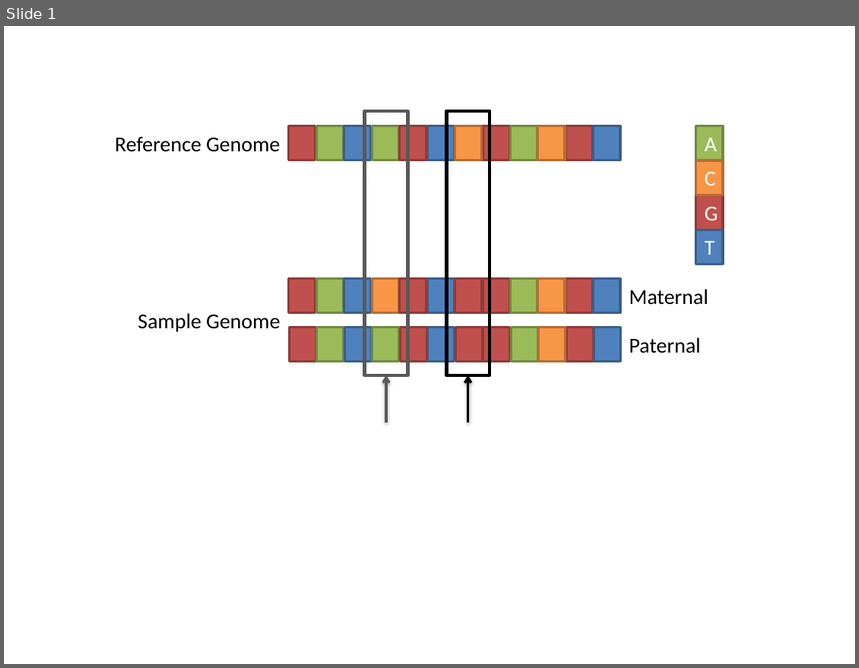
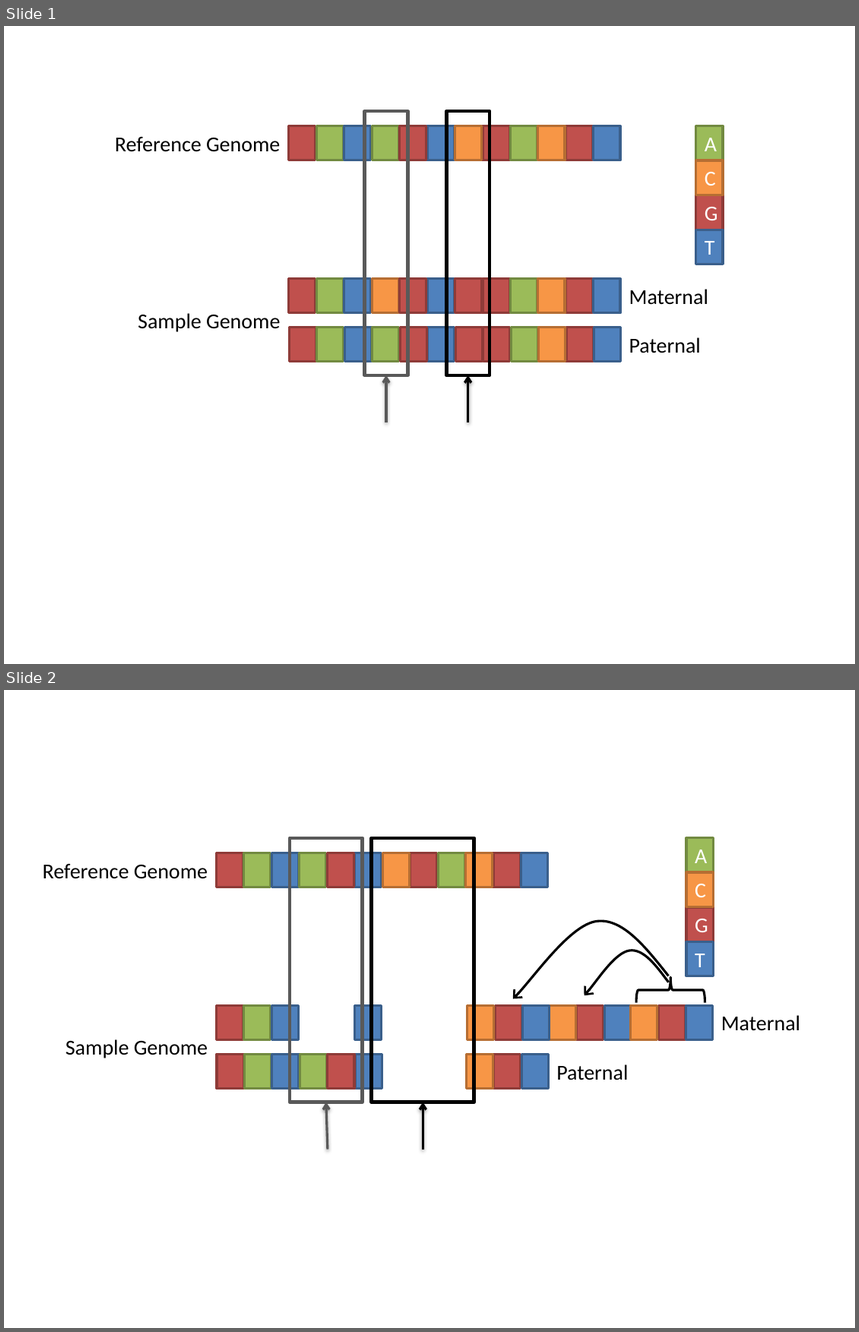
Before and after one commit to Bioconductor/CSAMA2015, a slide deck: materials/lectures/3_Wednesday/Paul.Pyl.VariantCalling.and.QC/Illustrations.pptx. Shown one above the other, each under a label of ours: slide 1 before the commit, slides 1 and 2 after it. The pictures are 859x668 and 859x1332 pixels, drawn with LibreOffice and Linux fonts; fonts in the diff are those of the drawing. Boxes give left, top, right and bottom in pixels: in the first picture for what was removed or moved away, otherwise in the second. Text is boxed around its words. In the diff, an @@ line names an element or a change of style, - is before the commit and + after.

```diff
--- a/materials/lectures/3_Wednesday/Paul.Pyl.VariantCalling.and.QC/Illustrations.pptx
+++ b/materials/lectures/3_Wednesday/Paul.Pyl.VariantCalling.and.QC/Illustrations.pptx
@@ slide 2 added at [4, 690, 855, 1328], background #FFFFFF @@
@@ rectangle added at [290, 838, 363, 1103], outline #595959 3 pt @@
@@ rectangle added at [372, 838, 474, 1103], outline #000000 3 pt @@
@@ text added at [43, 863, 208, 879], 18 pt, text #000000 @@
+Reference Genome
@@ group added at [216, 853, 548, 888]: 12 rectangles @@
@@ freeform shape added at [513, 922, 669, 999], outline #000000 2 pt @@
@@ freeform shape added at [585, 951, 669, 996], outline #000000 2 pt @@
@@ group added at [686, 838, 713, 976]: 4 rectangles @@
+A
+G
+C
+T
@@ right brace added at [636, 977, 705, 1003], outline #000000 2 pt @@
@@ rectangle added at [216, 1006, 243, 1040], fill #C0504D, outline #8E3B39 2 pt @@
@@ rectangle added at [244, 1006, 271, 1040], fill #9BBB59, outline #738A42 2 pt @@
@@ rectangle added at [272, 1006, 299, 1040], fill #4F81BD, outline #3A5F8C 2 pt @@
@@ rectangle added at [354, 1006, 381, 1040], fill #4F81BD, outline #3A5F8C 2 pt @@
@@ rectangle added at [467, 1006, 493, 1040], fill #F79646, outline #B76F34 2 pt @@
@@ rectangle added at [495, 1006, 522, 1040], fill #C0504D, outline #8E3B39 2 pt @@
@@ rectangle added at [522, 1006, 549, 1040], fill #4F81BD, outline #3A5F8C 2 pt @@
@@ rectangle added at [549, 1006, 576, 1040], fill #F79646, outline #B76F34 2 pt @@
@@ rectangle added at [577, 1006, 603, 1040], fill #C0504D, outline #8E3B39 2 pt @@
@@ rectangle added at [604, 1006, 630, 1040], fill #4F81BD, outline #3A5F8C 2 pt @@
@@ rectangle added at [630, 1006, 657, 1040], fill #F79646, outline #B76F34 2 pt @@
@@ rectangle added at [658, 1006, 685, 1040], fill #C0504D, outline #8E3B39 2 pt @@
@@ rectangle added at [686, 1006, 712, 1040], fill #4F81BD, outline #3A5F8C 2 pt @@
@@ text added at [721, 1015, 800, 1031], 18 pt, text #000000 @@
+Maternal
@@ text added at [66, 1040, 208, 1059], 18 pt, text #000000 @@
+Sample Genome
@@ group added at [217, 1054, 548, 1088]: 9 rectangles @@
@@ text added at [557, 1065, 628, 1081], 18 pt, text #000000 @@
+Paternal
@@ arrow added from (328, 1150) to (325, 1103), #595959 2 pt @@
@@ arrow added from (423, 1150) to (423, 1103), #000000 2 pt @@
```
Also in this commit, not shown: 1 other slide added, 8 other files.
